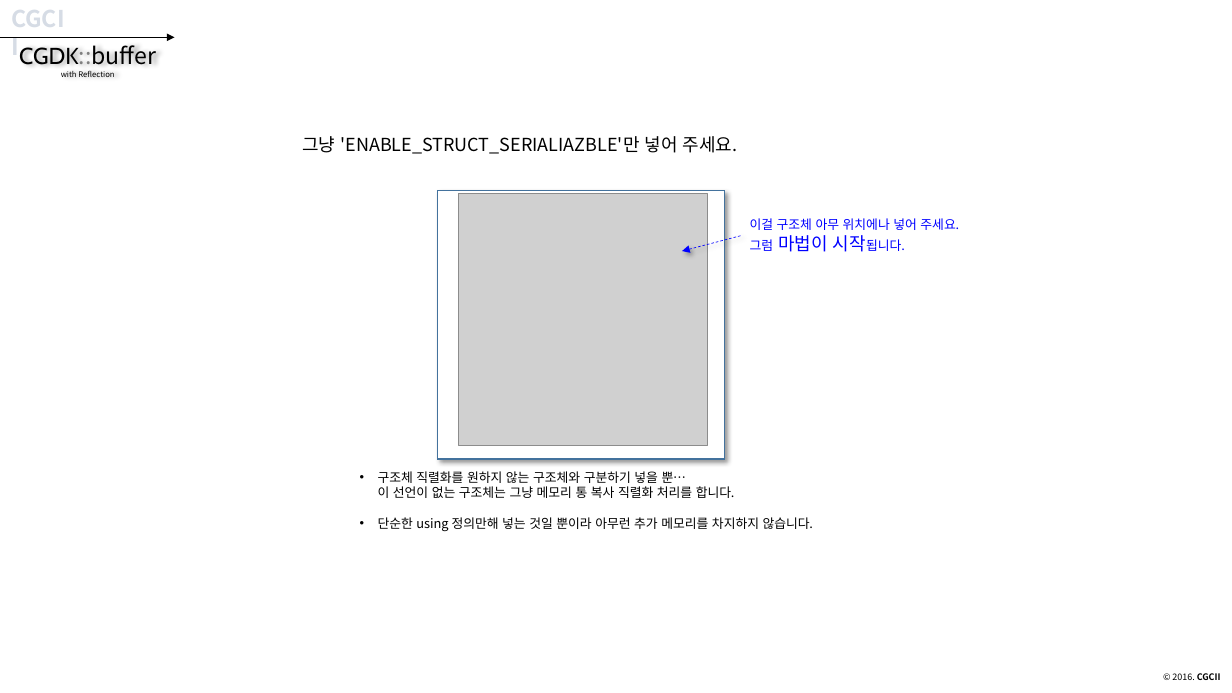
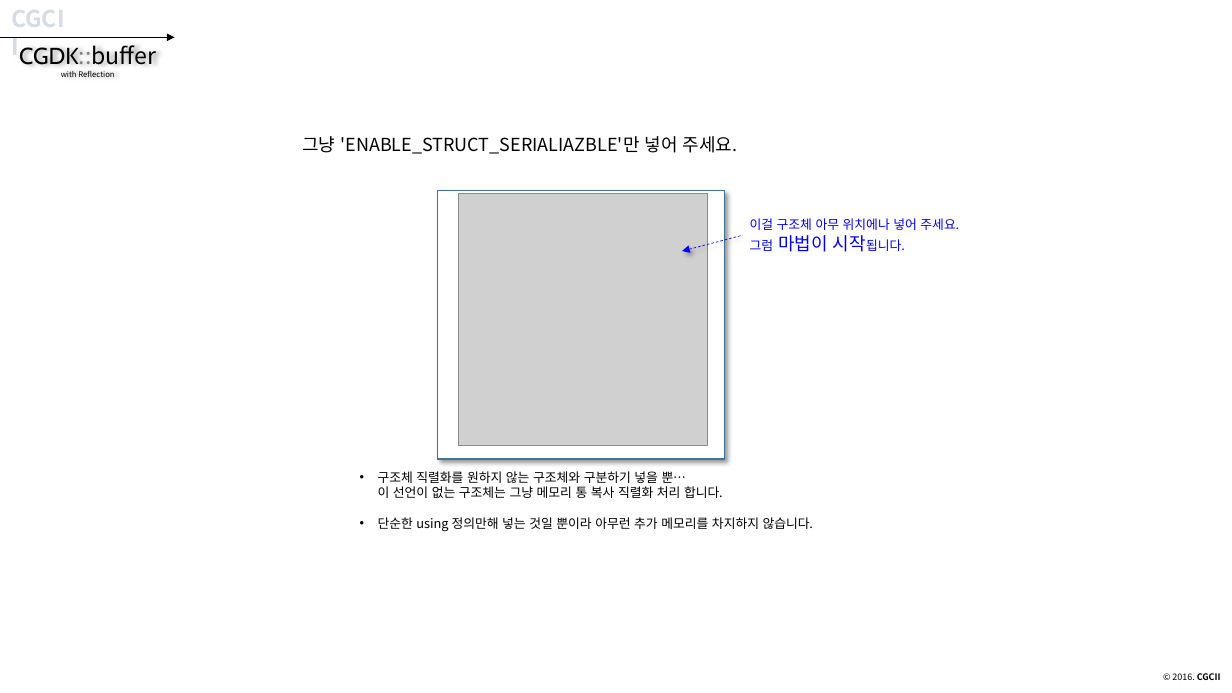
Before and after one commit to CGLabs/CGDK.buffer, a slide deck: slide 33 of C++/document/intruduce_CGDK.buffer.pptx. Drawn at 1232x693 pixels with LibreOffice and Linux fonts; fonts in the diff are those of the drawing; grey boxes stand for pictures. Boxes give left, top, right and bottom in pixels: in the first picture for what was removed or moved away, otherwise in the second. Text is boxed around its words. In the diff, an @@ line names an element or a change of style, - is before the commit and + after.

```diff
--- a/C++/document/intruduce_CGDK.buffer.pptx
+++ b/C++/document/intruduce_CGDK.buffer.pptx
@@ text at (x1=378, y1=471, x2=723, y2=498): text changed @@
-• 구조체 직렬화를 원하지 않는 구조체와 구분하기 넣을 뿐…
-  이 선언이 없는 구조체는 그냥 메모리 통 복사 직렬화 처리를 합니다.
+• 구조체 직렬화를 원하지 않는 구조체와 구분하기 넣을 뿐…
+  이 선언이 없는 구조체는 그냥 메모리 통 복사 직렬화 처리 합니다.
```
Also in this commit, not shown: 3 other slides changed.
